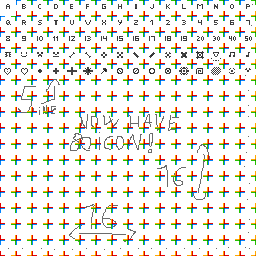
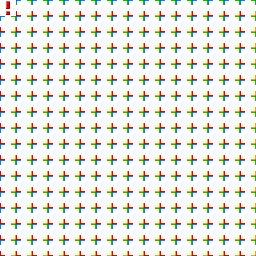
Two versions of the same layered image (w=256, h=256). Layer-by-layer changes:
added layer "exclamanation" above "Réteg 5 másolat" over box(6, 1, 10, 15)
added layer "Réteg 5 másolat" above "coins" over box(4, 1, 253, 250)
hid "letters", moved it into group "coins" over box(6, 4, 250, 25)
hid "numbers", moved it into group "coins" over box(6, 20, 252, 41)
hid "symbols", moved it into group "coins" over box(4, 51, 251, 75)
moved "Réteg 5" into group "coins" over box(4, 1, 253, 80)
moved "Réteg 2" into group "coins" over box(8, 80, 250, 250)
hid "Réteg 6", moved it into group "coins" over box(7, 4, 253, 250)
